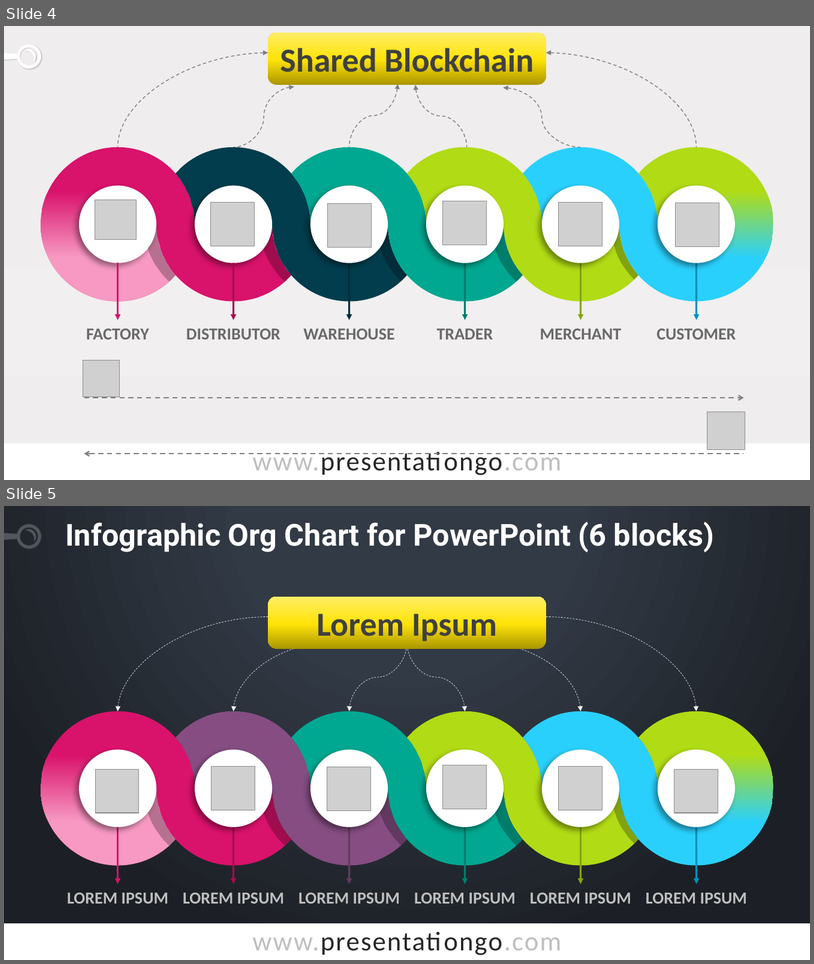
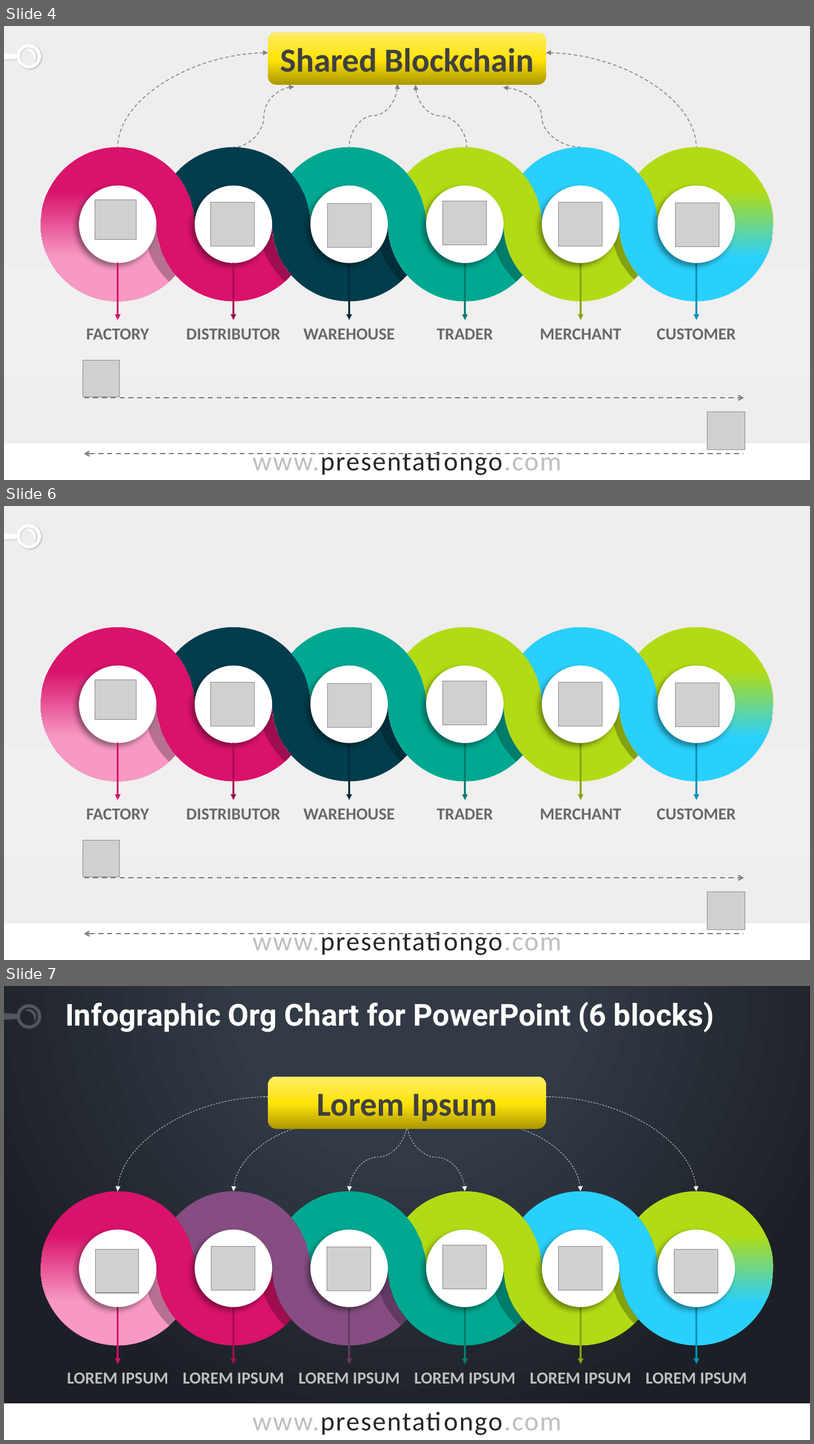
Before and after one commit to sumantabose/go-p2p-blockchain, a slide deck: dashboard-demo/supplychain/figure/supply-chain.pptx. Shown one above the other, each under a label of ours: slides 4 and 5 before the commit, slides 4, 6 and 7 after it; the slides between them are not shown. The pictures are 814x964 and 814x1444 pixels, drawn with LibreOffice and Linux fonts; fonts in the diff are those of the drawing; grey boxes stand for pictures; background and template pictures are left out. Boxes give left, top, right and bottom in pixels: in the first picture for what was removed or moved away, otherwise in the second. Text is boxed around its words. In the diff, an @@ line names an element or a change of style, - is before the commit and + after.

```diff
--- a/dashboard-demo/supplychain/figure/supply-chain.pptx
+++ b/dashboard-demo/supplychain/figure/supply-chain.pptx
@@ slide 6 added at [4,506,810,960], background gradient #EFEDEE to #F1EFF0 to #EFEBEC; not listed: 2 template elements that a slide beside it also shows @@
@@ group added at [41,627,774,933]: 14 freeform shapes, 8 arrows, 8 pictures, 6 texts, 6 ellipses @@
+FACTORY
+DISTRIBUTOR
+WAREHOUSE
+TRADER
+MERCHANT
+CUSTOMER
@@ what was slide 5 is now slide 7 @@
```
Also in this commit, not shown: 1 other slide added, 7 other files.
